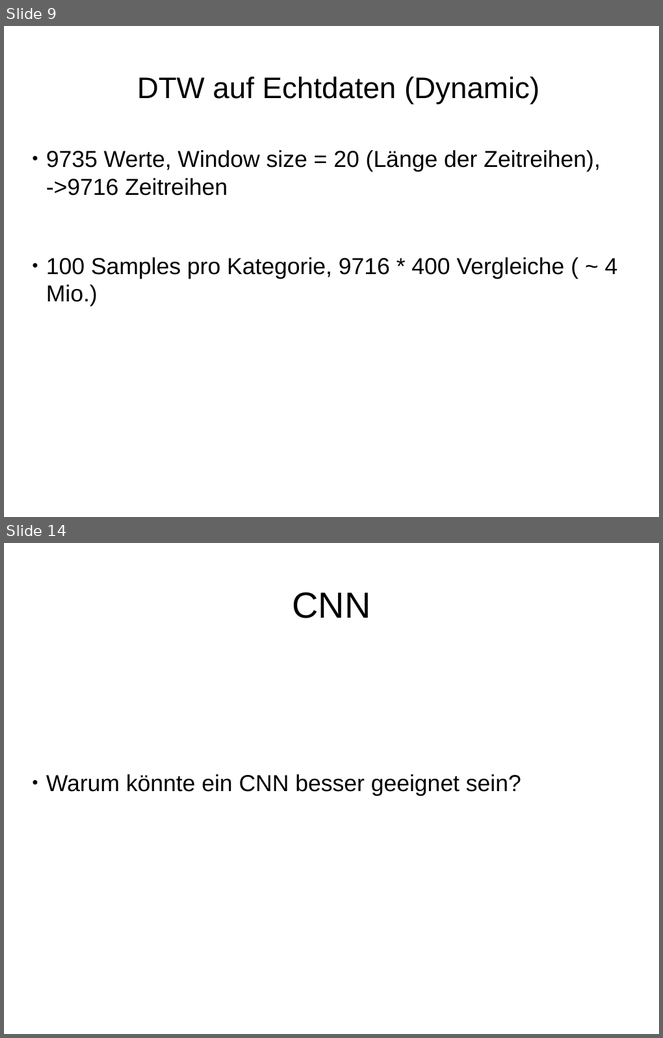
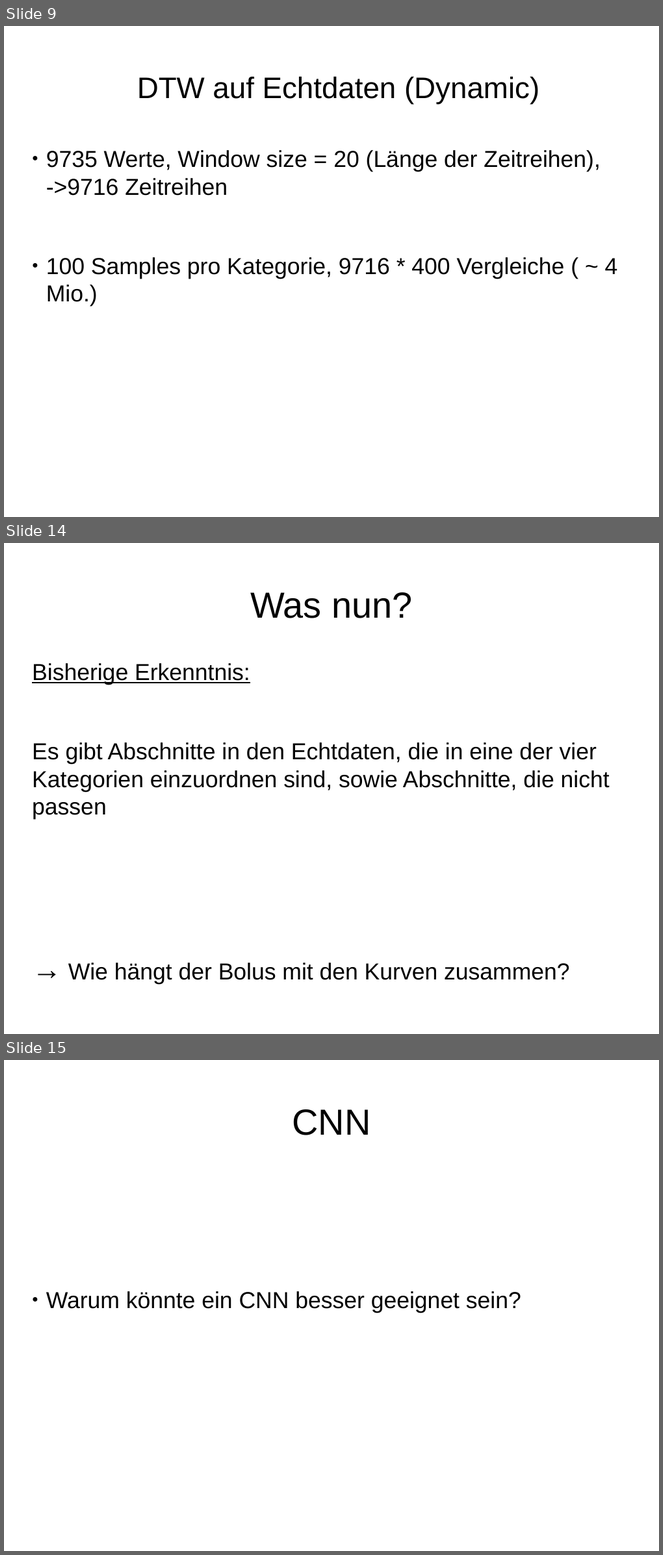
Before and after one commit to HannahSyrek/MTAnalysisOfCGMCurves, a slide deck: Stuff/presentation_02_03_18.odp. Shown one above the other, each under a label of ours: slides 9 and 14 before the commit, slides 9, 14 and 15 after it; the slides between them are not shown. The pictures are 663x1038 and 663x1555 pixels, drawn with LibreOffice and Linux fonts; fonts in the diff are those of the drawing. Boxes give left, top, right and bottom in pixels: in the first picture for what was removed or moved away, otherwise in the second. Text is boxed around its words. In the diff, an @@ line names an element or a change of style, - is before the commit and + after.

Commit message:
categorized dataset dynamically, next steps: analysis of the bolus values

```diff
--- a/Stuff/presentation_02_03_18.odp
+++ b/Stuff/presentation_02_03_18.odp
@@ slide 14 added at (4,543,659,1034), background #FFFFFF @@
@@ title added at (250,592,412,618), 44 pt, text #000000 @@
+Was nun?
@@ subtitle added at (32,663,610,985), 28 pt, text #000000 @@
+Bisherige Erkenntnis:
+Es gibt Abschnitte in den Echtdaten, die in eine der vier Kategorien einzuordnen sind, sowie Abschnitte, die nicht passen
+→ Wie hängt der Bolus mit den Kurven zusammen?
@@ what was slide 14 is now slide 15 @@
```
Also in this commit, not shown: 4 slides changed, 16 other files.
